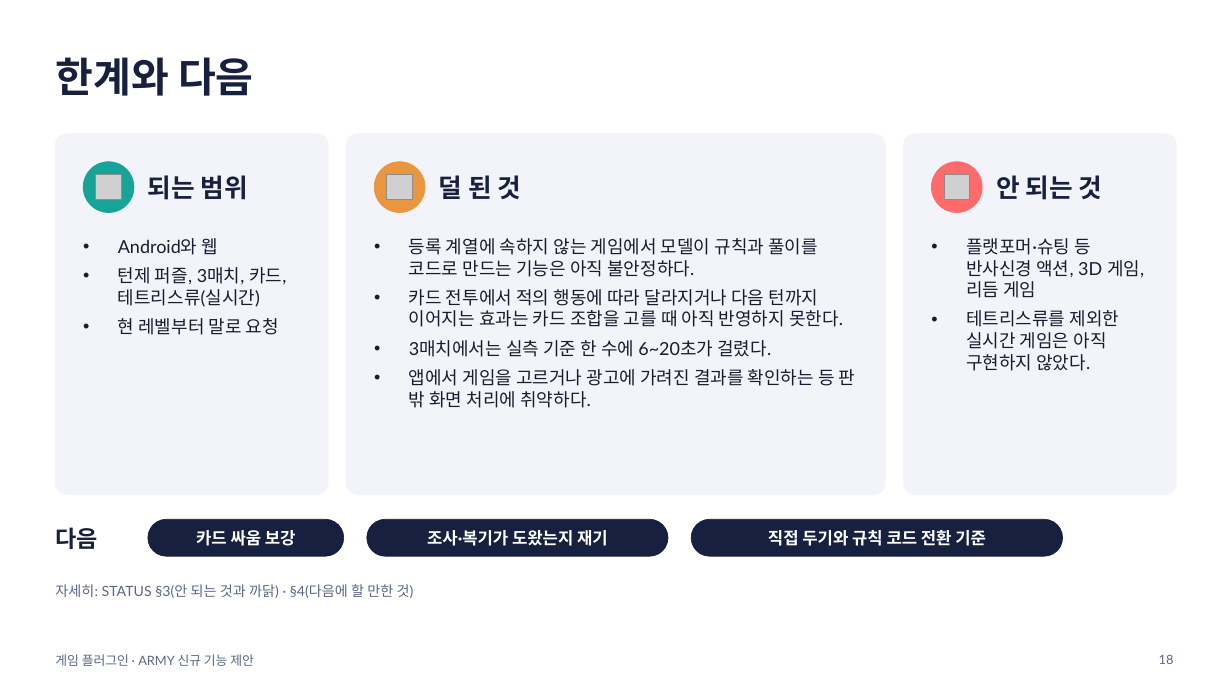
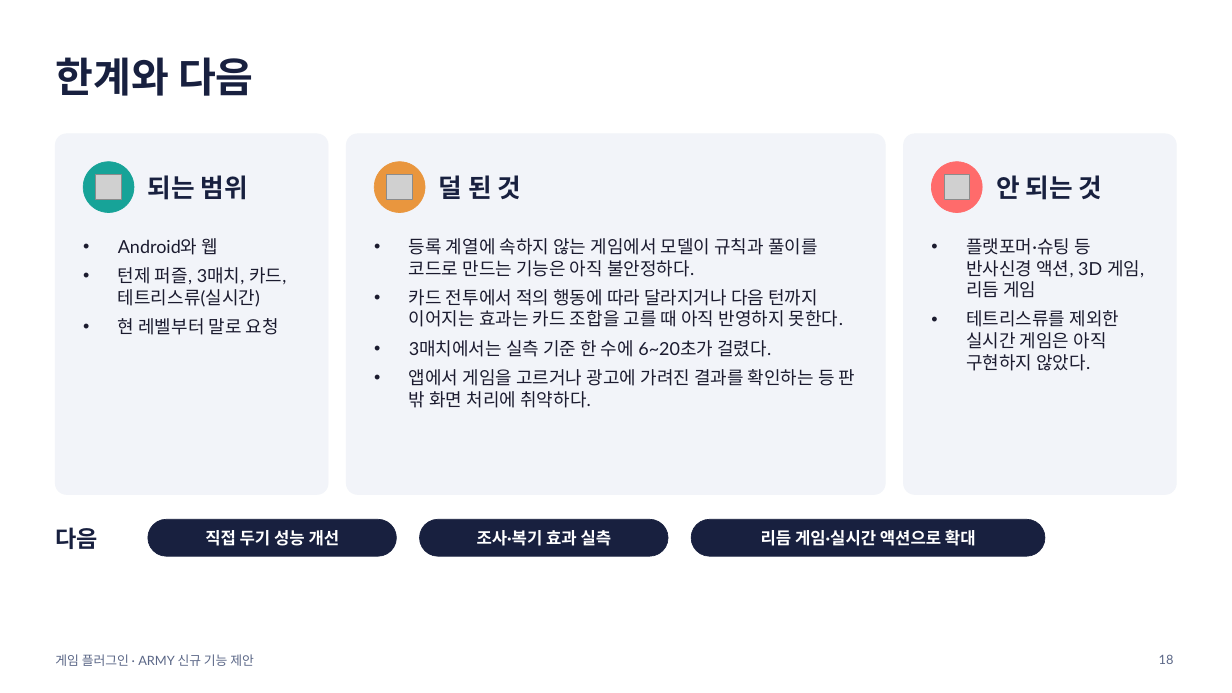
Before and after one commit to jimni-kim/game-lab, a slide deck: slide 18 of final/game-plugin-intro.pptx. Drawn at 1232x693 pixels with LibreOffice and Linux fonts; fonts in the diff are those of the drawing; grey boxes stand for pictures. Boxes give left, top, right and bottom in pixels: in the first picture for what was removed or moved away, otherwise in the second. Text is boxed around its words. In the diff, an @@ line names an element or a change of style, - is before the commit and + after.

```diff
--- a/final/game-plugin-intro.pptx
+++ b/final/game-plugin-intro.pptx
@@ rounded rectangle: place and size @@
-rounded rectangle at bbox=[148, 519, 344, 556]
+rounded rectangle at bbox=[148, 519, 396, 556]
@@ text at bbox=[205, 530, 340, 546]: text changed @@
-카드 싸움 보강
+직접 두기 성능 개선
@@ rounded rectangle: place and size @@
-rounded rectangle at bbox=[367, 519, 668, 556]
+rounded rectangle at bbox=[420, 519, 668, 556]
@@ text at bbox=[477, 530, 612, 546]: text changed @@
-조사·복기가 도왔는지 재기
+조사·복기 효과 실측
@@ rounded rectangle: place and size @@
-rounded rectangle at bbox=[691, 519, 1063, 556]
+rounded rectangle at bbox=[691, 519, 1045, 556]
@@ text at bbox=[761, 530, 976, 546]: text changed @@
-직접 두기와 규칙 코드 전환 기준
+리듬 게임·실시간 액션으로 확대
@@ text removed at bbox=[55, 584, 414, 598] @@
-자세히: STATUS §3(안 되는 것과 까닭) · §4(다음에 할 만한 것)
```
Also in this commit, not shown: 10 other slides changed, 3 other files.
